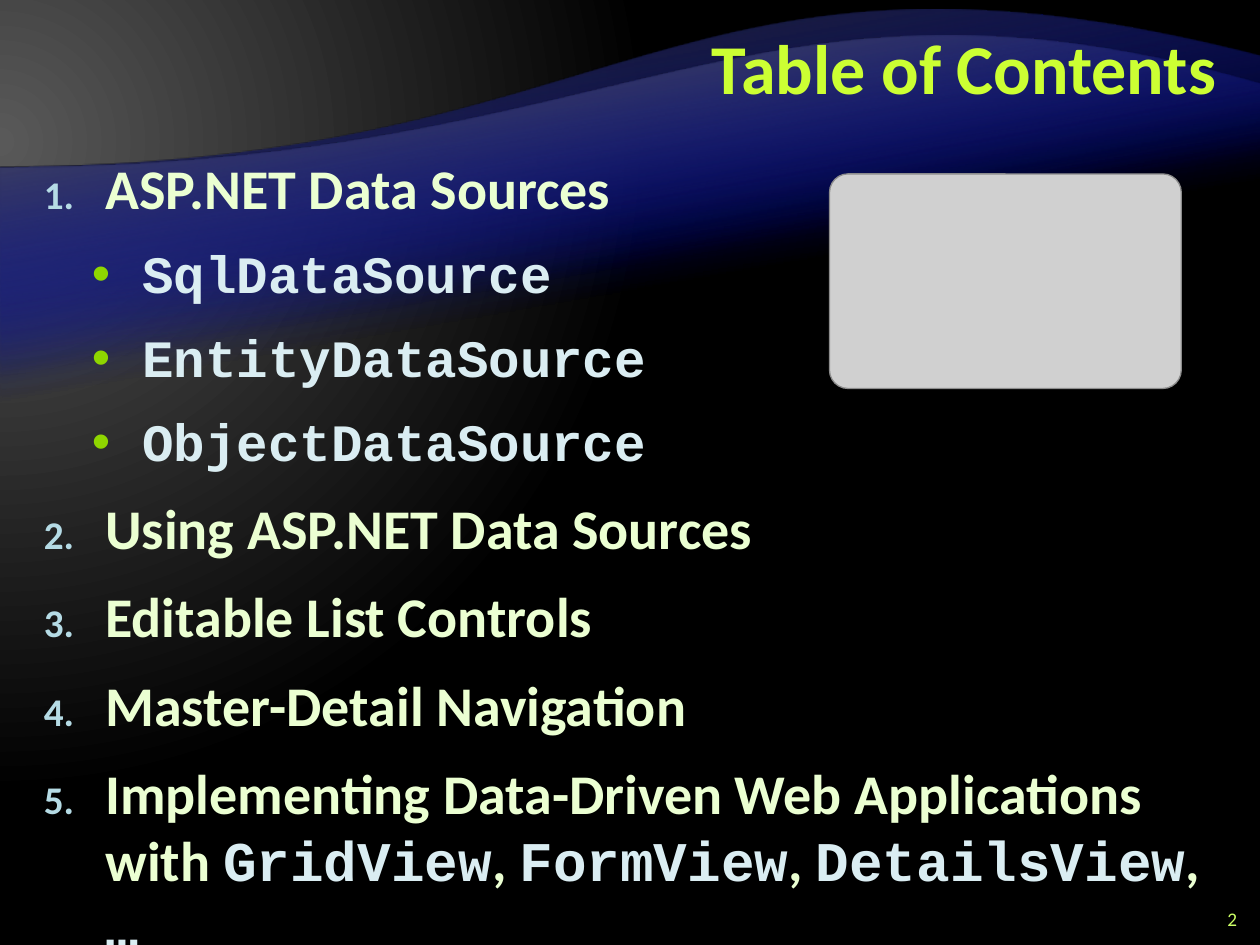
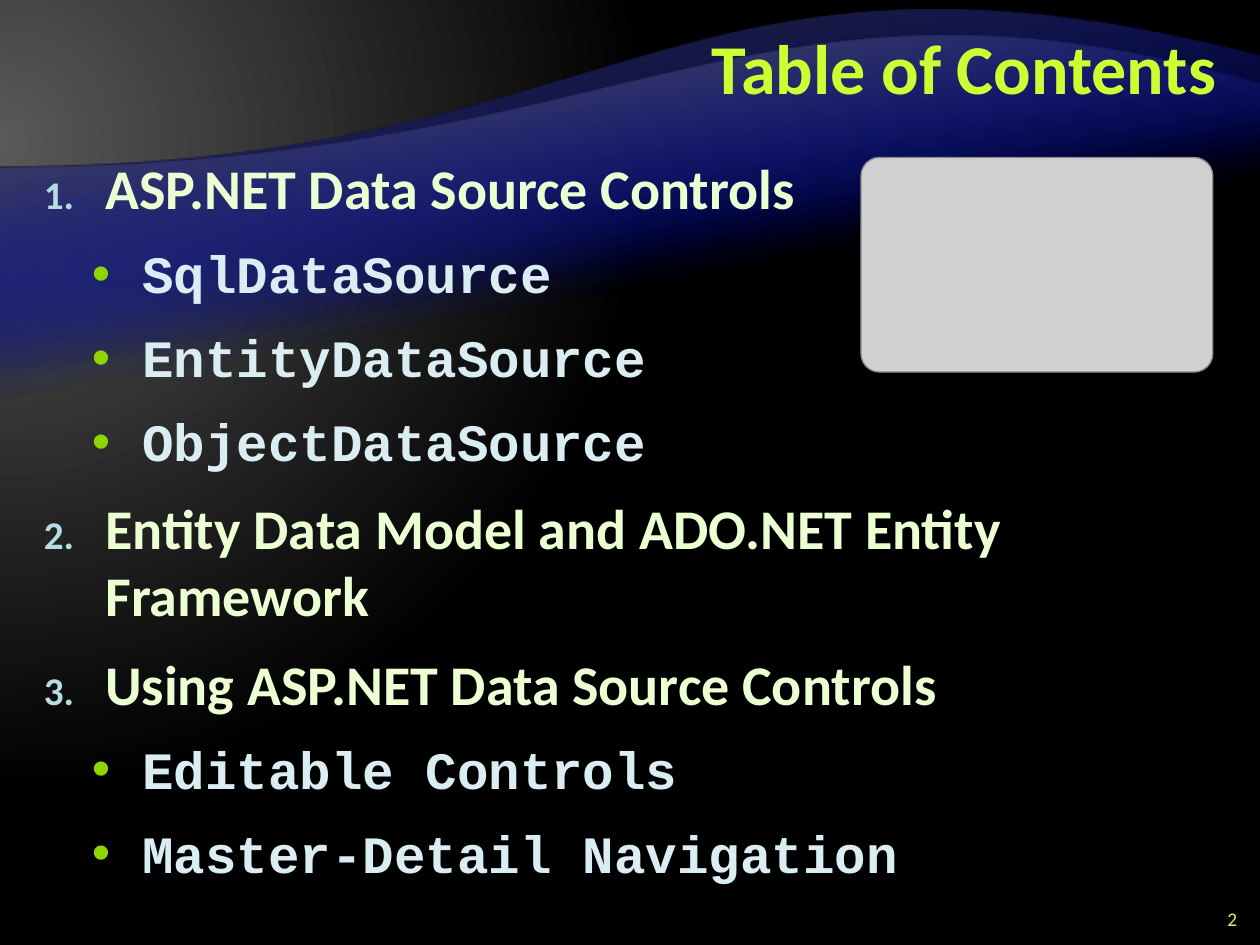
Before and after one commit to Graveheart/aspnetcourse, a slide deck: slide 2 of 2010/lectures/10. ASP.NET-and-Databases.pptx. Drawn at 1260x945 pixels with LibreOffice and Linux fonts; fonts in the diff are those of the drawing; grey boxes stand for pictures; background and template pictures are left out. Boxes give left, top, right and bottom in pixels: in the first picture for what was removed or moved away, otherwise in the second. Text is boxed around its words. In the diff, an @@ line names an element or a change of style, - is before the commit and + after.

```diff
--- a/2010/lectures/10. ASP.NET-and-Databases.pptx
+++ b/2010/lectures/10. ASP.NET-and-Databases.pptx
@@ text at box(105, 162, 795, 222): text changed @@
-1. ASP.NET Data Sources
+1. ASP.NET Data Source Controls
@@ picture: place and size @@
-picture at box(829, 174, 1181, 388)
+picture at box(861, 158, 1212, 372)
@@ text at box(105, 509, 1000, 790): text changed @@
-2. Using ASP.NET Data Sources
-3. Editable List Controls
+2. Entity Data Model and ADO.NET Entity Framework
+3. Using ASP.NET Data Source Controls
+  • Editable Controls
@@ text at box(105, 774, 1201, 889): paragraph removed @@
-5. Implementing Data-Driven Web Applications with GridView, FormView, DetailsView, …
@@ text at box(142, 835, 898, 884): size 32 to 30 pt, font Calibri to Courier New, text colour #EBFFD2 to #DAEDF2 in "Master-Detail Navigation"; bullet 1. to •; list level 1 to 2 in "Master-Detail Navigation"; bullet colour #B5DBE5 to #8FD600 @@
```
Also in this commit, not shown: 9 other slides changed, 3 slides added, 3 slides removed.
